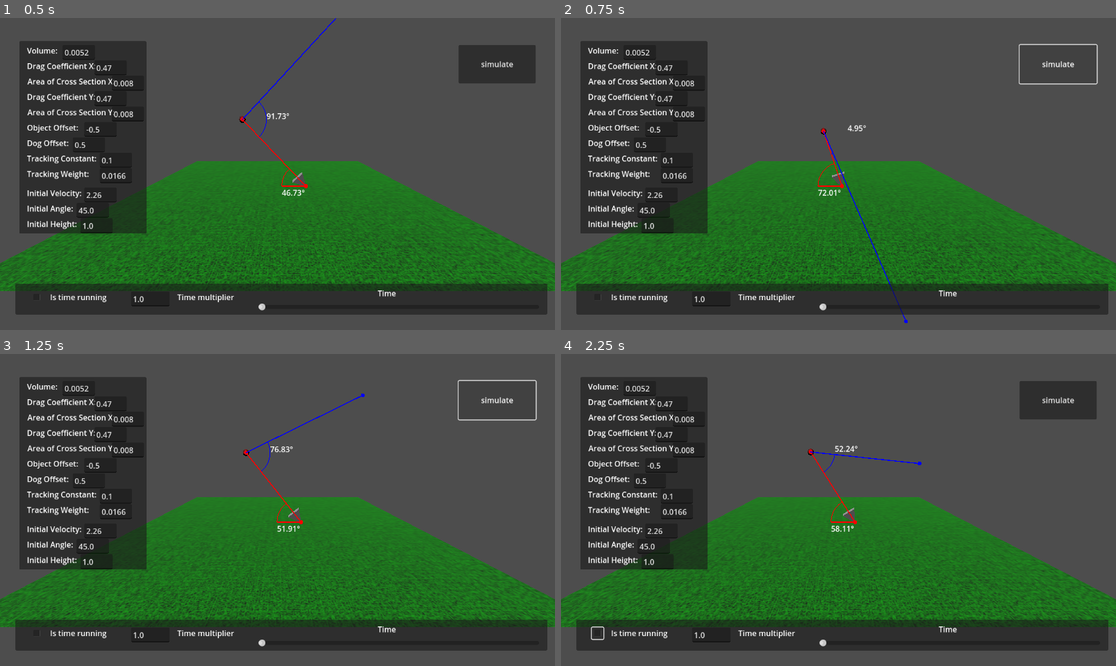
Above: before the commit, frames 1-4 (two rows, left to right).
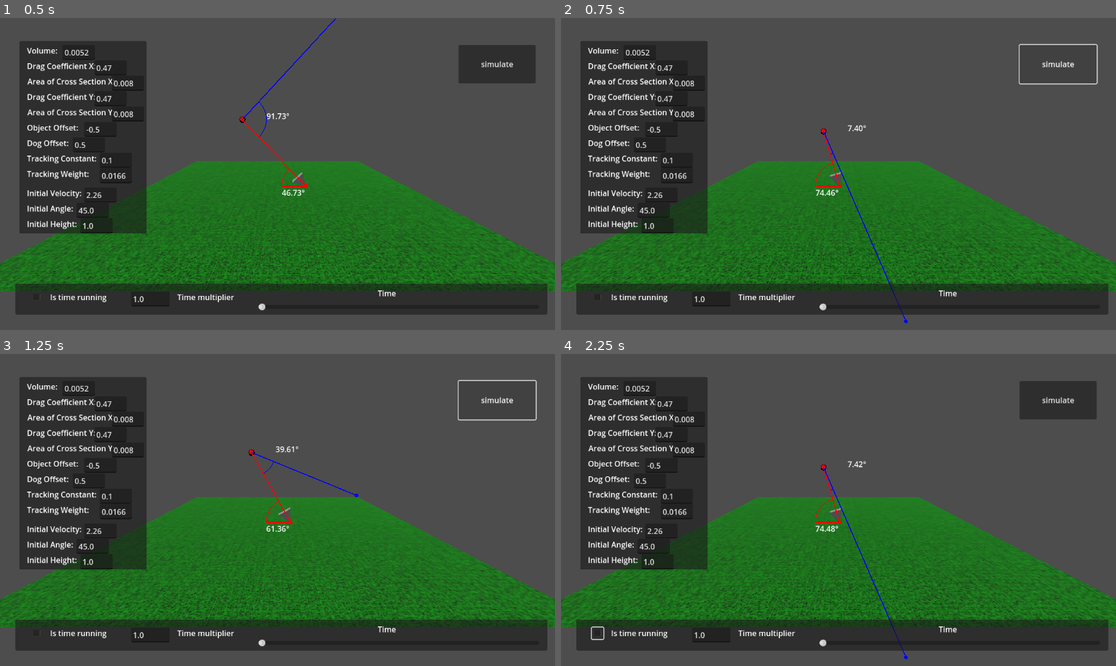
Above: after the commit, the same moments.

Repository: millioja01/fritz
Game: Godot game, scene res://main.tscn
The game is run twice, just before and just after one commit, with the same random seed, the same clock (stepped at 60 frames per second) and the same inputs.
Inputs (mouse positions are in pixels of both pictures, inside the frame that each line leads up to):
- Up to frame 1 (0.5 s): no input
- Up to frame 2 (0.75 s): click "simulate" at 0.5 s
- Up to frame 3 (1.25 s): no input
- Up to frame 4 (2.25 s): click (599, 634) at 1.25 s; click (599, 634) at 2 s

Frame 1 is identical in both runs. In frame 2, 0.2% of the frame differs, in the area x 45-55%, y 34-58%; in frame 3, 0.5%; in frame 4, 0.6%, in the area x 44-65%, y 29-98%.

Commit message:
do testing stuff

Diff:
--- a/main.gd
+++ b/main.gd
@@ -19,11 +19,12 @@
 var tracking_weighting := 0.0166667
 
 var is_testing := false
-var allowed_error := deg_to_rad(22.5)
-var total_tries := 20
-var deviance := 2.0
-var x_error := 0.0
-var y_error := 0.0
+var allowed_error := deg_to_rad(15.0)
+var total_tries := 20 # how many attempts the dog does
+var deviance := deg_to_rad(10.0) # how much error there can be in each direction
+#var x_error := 0.0
+#var y_error := 0.0
+var error := 0.0
 var current_try := 1
 var successes := 0
 var max_allowed_error := 0.0
@@ -59,8 +60,9 @@
 
 func _on_simulate_button_pressed() -> void:
 	max_allowed_error = 0.0
-	x_error = (randf() - 0.5) * deviance * 2.0
-	y_error = (randf() - 0.5) * deviance * 2.0
+#	x_error = (randf() - 0.5) * deviance * 2.0
+#	y_error = (randf() - 0.5) * deviance * 2.0
+	error = (randf() - 0.5) * deviance * 2.0
 	current_try = 1
 	successes = 0
 	simulation_time = 0.0
@@ -82,19 +84,23 @@
 
 		if angle <= allowed_error:
 			successes += 1
-			if Vector2(x_error, y_error).length() > max_allowed_error:
-				max_allowed_error = Vector2(x_error, y_error).length()
+			if error > max_allowed_error:
+				max_allowed_error = error
+#			if Vector2(x_error, y_error).length() > max_allowed_error:
+#				max_allowed_error = Vector2(x_error, y_error).length()
 			print("success")
 		else:
 			print("angle is incorrect")
 
-		x_error = (randf() - 0.5) * deviance * 2.0
-		y_error = (randf() - 0.5) * deviance * 2.0
+#		x_error = (randf() - 0.5) * deviance * 2.0
+#		y_error = (randf() - 0.5) * deviance * 2.0
+		error = (randf() - 0.5) * deviance * 2.0
 		simulation_time = 0.0
 		current_try += 1
 	elif get_y_position(simulation_time) < 0.0:
-		x_error = (randf() - 0.5) * deviance * 2.0
-		y_error = (randf() - 0.5) * deviance * 2.0
+#		x_error = (randf() - 0.5) * deviance * 2.0
+#		y_error = (randf() - 0.5) * deviance * 2.0
+		error = (randf() - 0.5) * deviance * 2.0
 		simulation_time = 0.0
 		current_try += 1
 		print("hit ground")
@@ -164,7 +170,8 @@
 
 func get_tracking_angle(time: float, dog_x_position: float) -> float:
 	var velocity_point := Vector2(get_x_position(time), get_y_position(time))
-	velocity_point += tracking_constant * Vector2(get_x_velocity(time) + x_error, get_y_velocity(time) + y_error)
+#	velocity_point += tracking_constant * Vector2(get_x_velocity(time) + x_error, get_y_velocity(time) + y_error)
+	velocity_point += tracking_constant * Vector2(get_x_velocity(time), get_y_velocity(time)).rotated(error)
 	var angle := atan(velocity_point.y / (velocity_point.x - dog_x_position))
 
 	if angle < 0.0:
--- a/main.tscn
+++ b/main.tscn
@@ -50,7 +50,7 @@
 size = Vector3(0.2, 0.2, 0.1)
 
 [sub_resource type="BoxShape3D" id="BoxShape3D_p7u8a"]
-size = Vector3(0.1, 0.2, 0.1)
+size = Vector3(0.4, 0.2, 0.1)
 
 [node name="Main" type="Node"]
 script = ExtResource("1_hrtbj")
@@ -535,7 +535,7 @@
 [node name="Area3D" type="Area3D" parent="Dog"]
 
 [node name="CollisionShape3D" type="CollisionShape3D" parent="Dog/Area3D"]
-transform = Transform3D(1, 1.33364e-16, 4.44089e-16, 1.33363e-16, 1, 0, -4.44089e-16, -2.84217e-14, 1, 0.15, -0.002, 0)
+transform = Transform3D(1, 1.33364e-16, 4.44089e-16, 1.33363e-16, 1, 0, -4.44089e-16, -2.84217e-14, 1, 0.2, -0.002, 0)
 shape = SubResource("BoxShape3D_p7u8a")
 
 [connection signal="text_changed" from="CanvasLayer/Control/VariablePanel/VolumeEdit" to="." method="_on_volume_edit_text_changed"]
